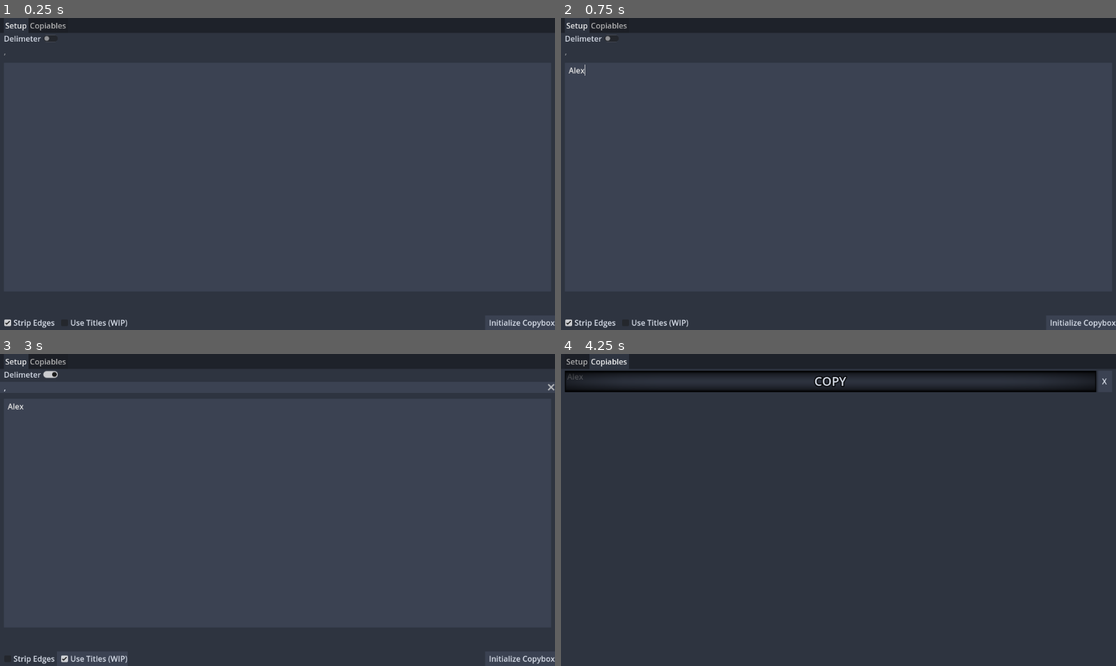
Above: before the commit, frames 1-4 (two rows, left to right).
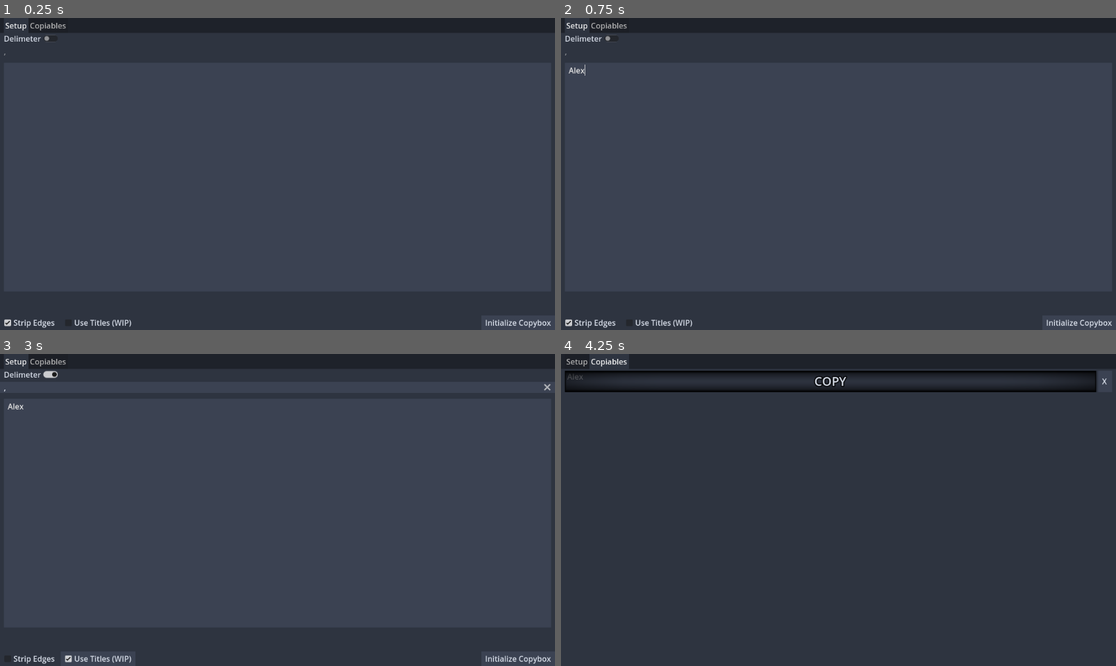
Above: after the commit, the same moments.

Repository: Scribble-Sheep/Copybox
Game: Godot game, scene res://Mainscene.tscn
The game is run twice, just before and just after one commit, with the same random seed, the same clock (stepped at 60 frames per second) and the same inputs.
Inputs (mouse positions are in pixels of both pictures, inside the frame that each line leads up to):
- Up to frame 1 (0.25 s): no input
- Up to frame 2 (0.75 s): click (838, 177) at 0.52 s; type "Alex" at 0.6 s
- Up to frame 3 (3 s): click "Delimeter" at 1.25 s; click "Strip Edges" at 2 s; click "Use Titles (WIP)" at 2.75 s
- Up to frame 4 (4.25 s): click "Initialize Copybox" at 3.5 s

The runs differ from the first frame. In frame 1, 0.3% of the frame differs, in the area x 12-100%, y 96-100%; in frame 2, 0.3%; in frame 3, 0.4%, in the area x 11-100%, y 9-100%; in frame 4, nothing differs.

Commit message:
make delimeter functionality not a lie/more clear

Diff:
--- a/CopyablesBox.gd
+++ b/CopyablesBox.gd
@@ -15,7 +15,7 @@
 
 	match delimiter:
 		"":
-			inStringArr = [inString]
+			inStringArr = inString.split("\n", false)
 		_:
 			inStringArr = inString.split(delimiter, false)
 
--- a/Mainscene.tscn
+++ b/Mainscene.tscn
@@ -33,7 +33,7 @@
 unique_name_in_owner = true
 layout_mode = 2
 text = ","
-placeholder_text = "Leaving Delimiter off will treat newline as the delimiter."
+placeholder_text = "Leaving Delimiter enabled and empty will treat newline as the delimiter."
 editable = false
 clear_button_enabled = true
 
--- a/Nord_Disabled_Panel.tres
+++ b/Nord_Disabled_Panel.tres
@@ -2,4 +2,5 @@
 
 [resource]
 content_margin_left = 8.0
+content_margin_right = 8.0
 bg_color = Color(0.180392, 0.203922, 0.25098, 1)
--- a/Nord_Text_Panel.tres
+++ b/Nord_Text_Panel.tres
@@ -2,4 +2,5 @@
 
 [resource]
 content_margin_left = 8.0
+content_margin_right = 8.0
 bg_color = Color(0.231373, 0.258824, 0.321569, 1)
Not shown, added: export_presets.cfg
